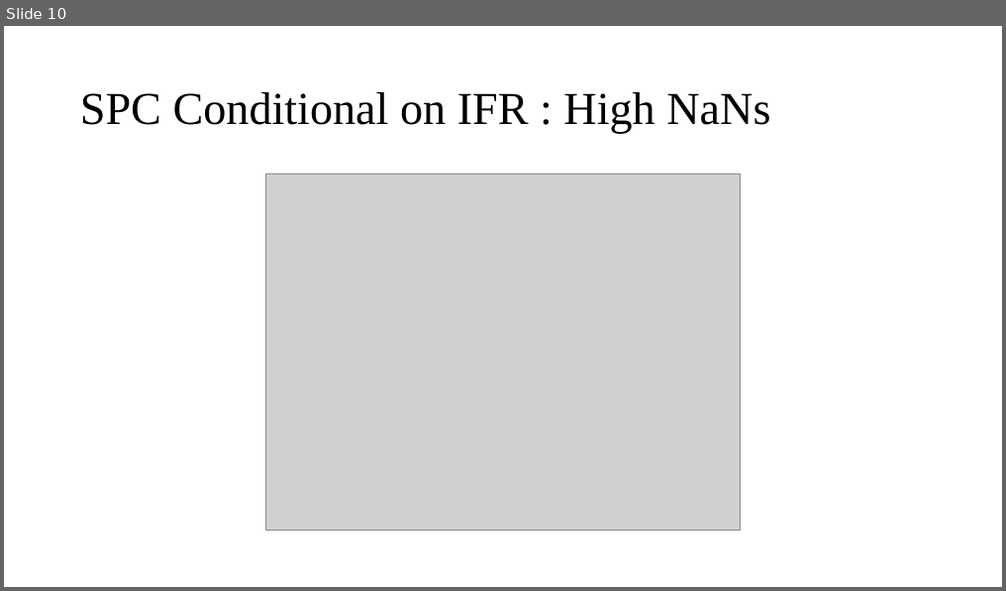
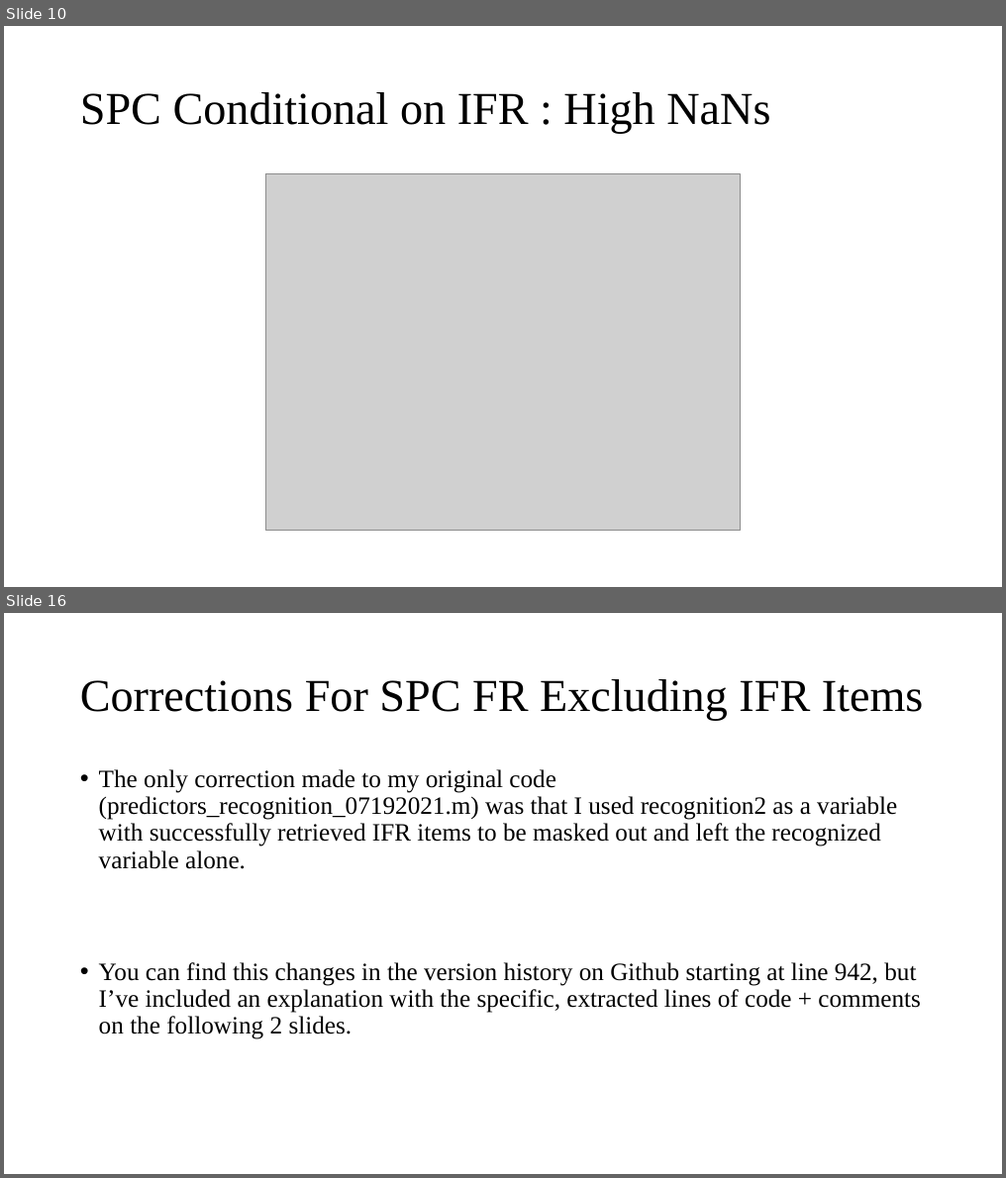
Before and after one commit to rawilder95/FYP-new, a slide deck: SPC by NaNs 08112021.pptx. Shown one above the other, each under a label of ours: slide 10 before the commit, slides 10 and 16 after it; the slides between them are not shown. The pictures are 1006x591 and 1006x1178 pixels, drawn with LibreOffice and Linux fonts; fonts in the diff are those of the drawing; grey boxes stand for pictures. Boxes give left, top, right and bottom in pixels: in the first picture for what was removed or moved away, otherwise in the second. Text is boxed around its words. In the diff, an @@ line names an element or a change of style, - is before the commit and + after.

Commit message:
Fixing the corrections that I made
Changing the new script and setting everything in the older script back to how it was before.

```diff
--- a/SPC by NaNs 08112021.pptx
+++ b/SPC by NaNs 08112021.pptx
@@ slide 16 added at [4, 613, 1002, 1174], background #FFFFFF @@
@@ title added at [80, 679, 924, 721], 44 pt, text #000000 @@
+Corrections For SPC FR Excluding IFR Items
@@ text added at [99, 769, 921, 1040], 24 pt, text #000000 @@
+• The only correction made to my original code (predictors_recognition_07192021.m) was that I used recognition2 as a variable with successfully retrieved IFR items to be masked out and left the recognized variable alone.
+• You can find this changes in the version history on Github starting at line 942, but I’ve included an explanation with the specific, extracted lines of code + comments on the following 2 slides.
```
Also in this commit, not shown: 3 slides changed, 2 other slides added, 1 slide removed, 12 other files.
